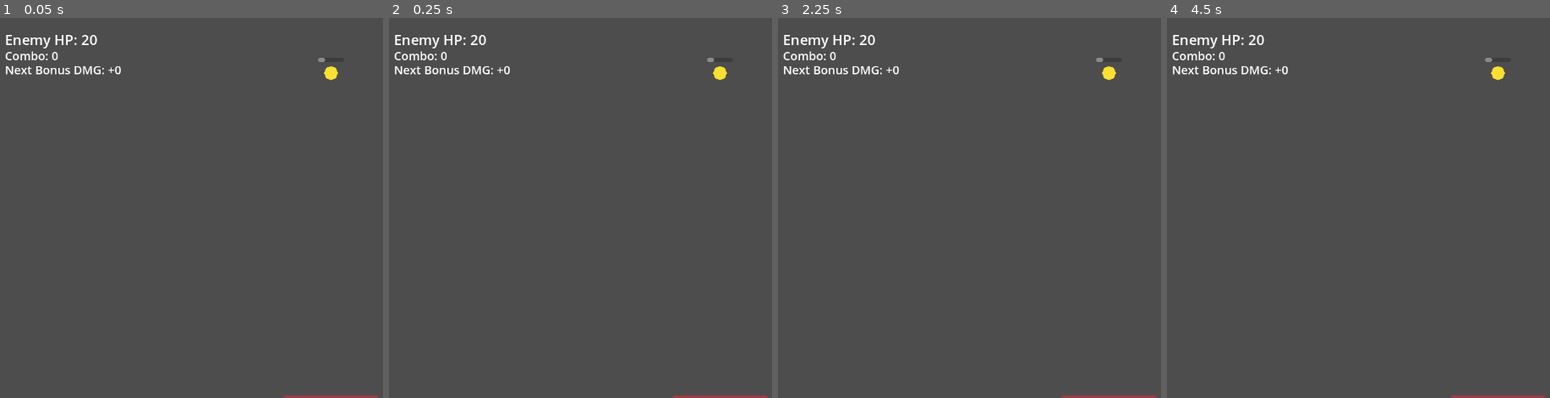
Above: before the commit, frames 1-4 (left to right).
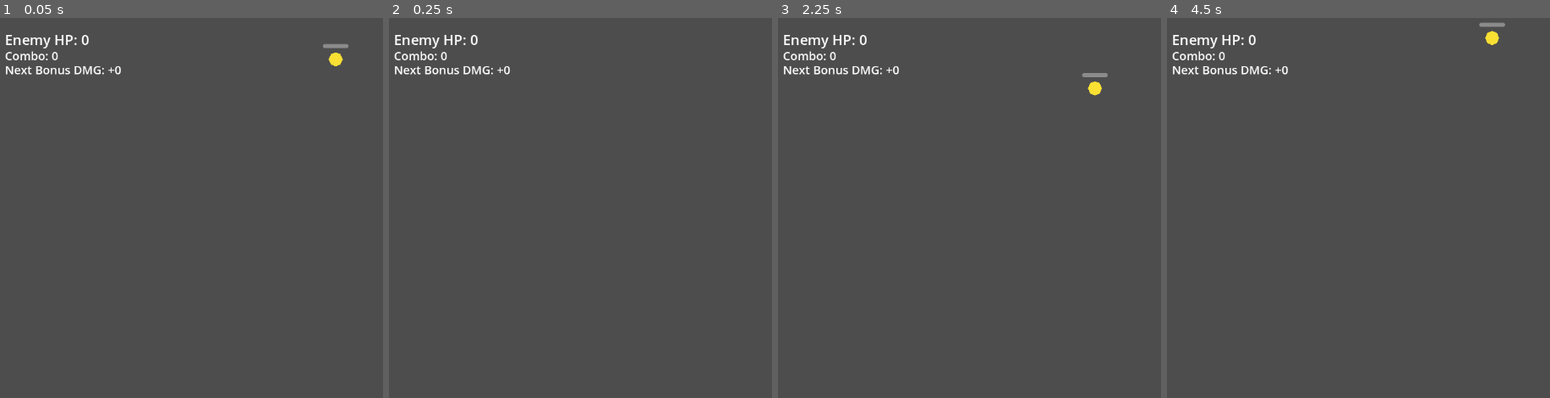
Above: after the commit, the same moments.

Repository: hamayu691-hamy/codex_godot
Game: Godot game, scene res://scenes/PinballBattleScene.tscn
Same seed, same stepped clock (60 frames per second), same inputs: the game is played once before the commit and once after it. The project has no main scene, so this scene is started directly.
Inputs (mouse positions are in pixels of both pictures, inside the frame that each line leads up to):
- Up to frame 1 (0.05 s): no input
- Up to frame 2 (0.25 s): no input
- Up to frame 3 (2.25 s): tap Enter at 0.5, 2 s; move the mouse to (outside the picture) at 0.52 s; hold Right 0.53-1.28 s; tap K at 0.6 s; click (outside the picture) at 0.67 s; tap Space at 1.25 s; move the mouse to (973, 227) at 1.27 s; hold Left 1.28-2.03 s; tap B at 1.35 s; move the mouse to (outside the picture) at 2.02 s; hold Right from 2.03 s (still down); hold R from 2.03 s (still down)
- Up to frame 4 (4.5 s): tap Space at 2.75, 4.25 s; move the mouse to (1465, 284) at 2.77 s; release R at 2.78 s; tap K at 2.85 s; click (1465, 284) at 2.92 s; tap Enter at 3.5 s; move the mouse to (outside the picture) at 3.52 s; release Right at 3.53 s; hold Left from 3.53 s (still down); tap B at 3.6 s; move the mouse to (1297, 151) at 4.27 s; tap R at 4.35 s

The runs differ from the first frame. In frame 1, 0.5% of the frame differs, in the area x 21-99%, y 4-100%; in frame 2, 0.3%; in frame 3, 0.5%; in frame 4, 0.5%.
Error before the commit: Parse Error: Identifier "SLOPE_WALL_MIN_THICKNESS" not declared in the current scope. (res://scripts/gameplay/pinball_battle_scene.gd:380)
Error after the commit: Trying to assign an array of type "Array" to a variable of type "Array[Dictionary]". (res://scripts/gameplay/pinball_battle_scene.gd:163)

Commit message:
Fix missing slope wall thickness constant reference

Diff:
--- a/scripts/gameplay/pinball_battle_scene.gd
+++ b/scripts/gameplay/pinball_battle_scene.gd
@@ -377,7 +377,7 @@
 func _get_wall_size(config: Dictionary) -> Vector2:
 	var size: Vector2 = config.get("size", Vector2(20.0, 20.0))
 	if bool(config.get("is_slope", false)):
-		var min_thickness: float = float(config.get("min_thickness", SLOPE_WALL_MIN_THICKNESS))
+		var min_thickness: float = float(config.get("min_thickness", StageConfig.SLOPE_WALL_MIN_THICKNESS))
 		if size.y < min_thickness:
 			size.y = min_thickness
 	return size
